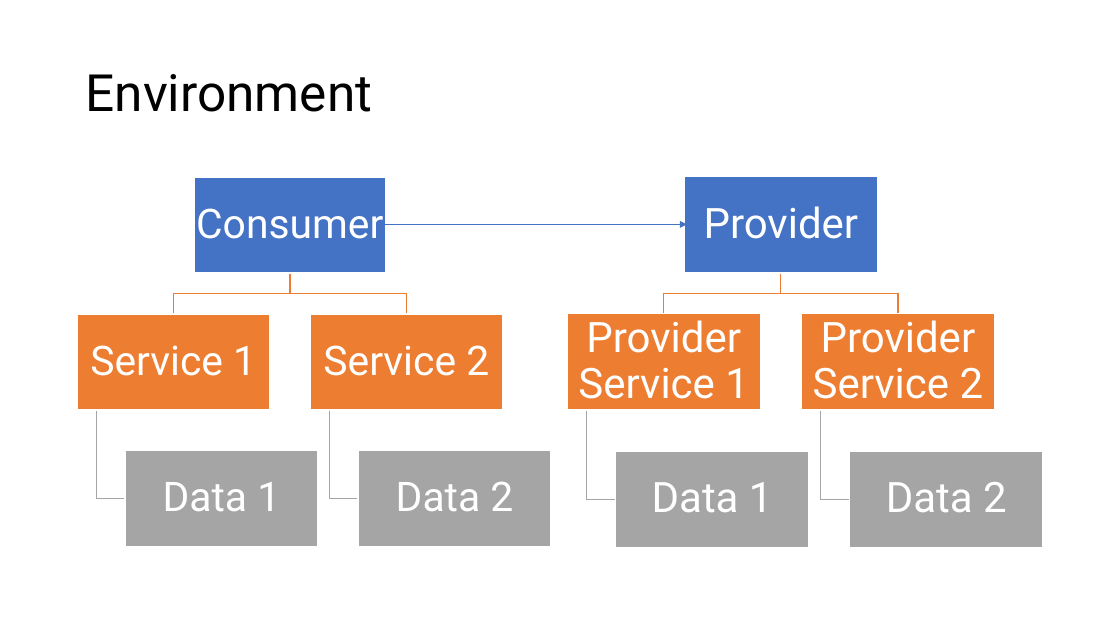
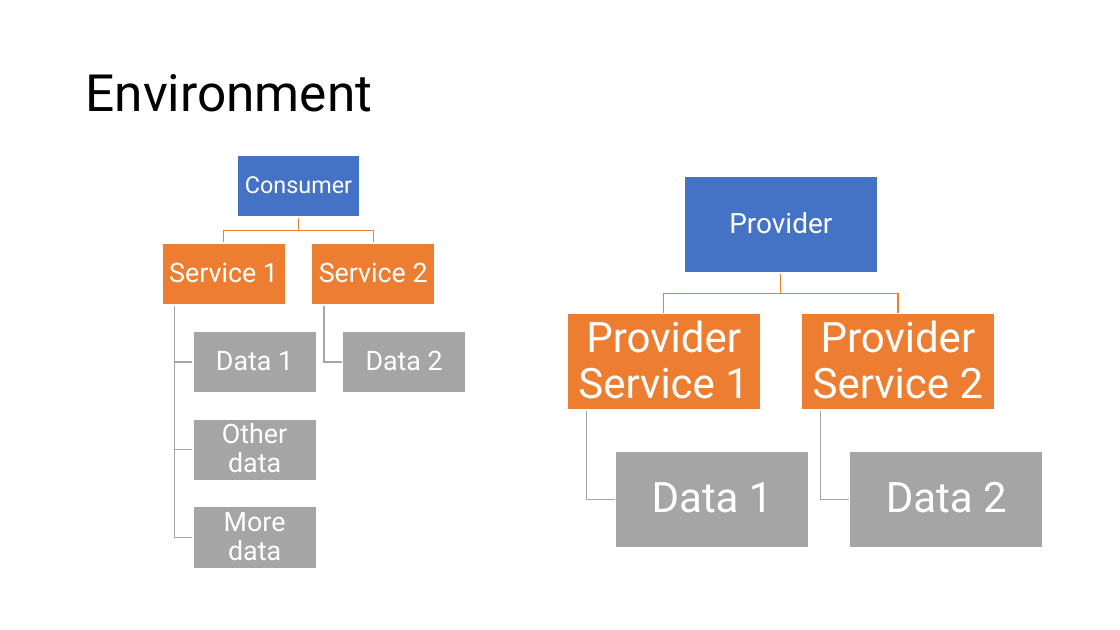
Before and after one commit to m4cx/consumer-driven-contract-testing-pact, a slide deck: slide 10 of powerpoint/Consumer-Driven Contract Tests using PACT.pptx (slide 6 before the commit). Drawn at 1120x630 pixels with LibreOffice and Linux fonts; fonts in the diff are those of the drawing. Boxes give left, top, right and bottom in pixels: in the first picture for what was removed or moved away, otherwise in the second. Text is boxed around its words. In the diff, an @@ line names an element or a change of style, - is before the commit and + after.

```diff
--- a/powerpoint/Consumer-Driven Contract Tests using PACT.pptx
+++ b/powerpoint/Consumer-Driven Contract Tests using PACT.pptx
@@ text "Consumer": place and size @@
-text "Consumer" at box(196, 208, 383, 239)
+text "Consumer" at box(245, 176, 352, 193)
@@ text "Consumer" at box(245, 176, 352, 193): size 35 to 20 pt; less space between paragraphs @@
@@ rectangle: place and size @@
-rectangle at box(194, 177, 386, 274)
+rectangle at box(237, 155, 360, 218)
@@ text "Provider" at box(729, 212, 832, 234): size 36 to 24 pt; less space between paragraphs @@
@@ freeform shape: place and size @@
-freeform shape at box(173, 273, 290, 313)
+freeform shape at box(223, 218, 298, 244)
@@ freeform shape: place and size @@
-freeform shape at box(290, 273, 407, 313)
+freeform shape at box(298, 218, 373, 244)
@@ arrow removed from (377, 224) to (687, 224) @@
@@ text "Service 1": place and size @@
-text "Service 1" at box(90, 345, 256, 376)
+text "Service 1" at box(169, 262, 278, 283)
@@ rectangle: place and size @@
-rectangle at box(77, 314, 270, 411)
+rectangle at box(162, 244, 286, 306)
@@ text "Service 2": place and size @@
-text "Service 2" at box(323, 345, 489, 376)
+text "Service 2" at box(319, 262, 428, 283)
@@ group added at box(175, 244, 435, 560): 3 rectangles, 2 freeform shapes, 2 texts @@
+Other data
+More data
@@ freeform shape: place and size @@
-freeform shape at box(97, 410, 125, 498)
+freeform shape at box(175, 305, 193, 538)
@@ freeform shape: place and size @@
-freeform shape at box(329, 410, 358, 498)
+freeform shape at box(324, 305, 343, 362)
@@ text "Data 1": place and size @@
-text "Data 1" at box(163, 482, 280, 511)
+text "Data 1" at box(216, 351, 293, 370)
@@ size 35 to 23 pt; less space between paragraphs in 4 elements at box(319, 262, 428, 283), box(169, 262, 278, 283), box(216, 351, 293, 370), box(366, 351, 443, 370) @@
@@ text "Data 2": place and size @@
-text "Data 2" at box(396, 482, 513, 511)
+text "Data 2" at box(366, 351, 443, 370)
@@ rectangle: place and size @@
-rectangle at box(310, 314, 502, 411)
+rectangle at box(343, 331, 466, 393)
@@ rectangle at box(343, 331, 466, 393): fill #ED7D31 to #A5A5A5 @@
@@ rectangle removed at box(359, 450, 551, 547) @@
@@ rectangle: place and size @@
-rectangle at box(125, 450, 318, 547)
+rectangle at box(193, 507, 317, 569)
```
Also in this commit, not shown: 5 other slides changed, 7 slides added, 2 slides removed.
